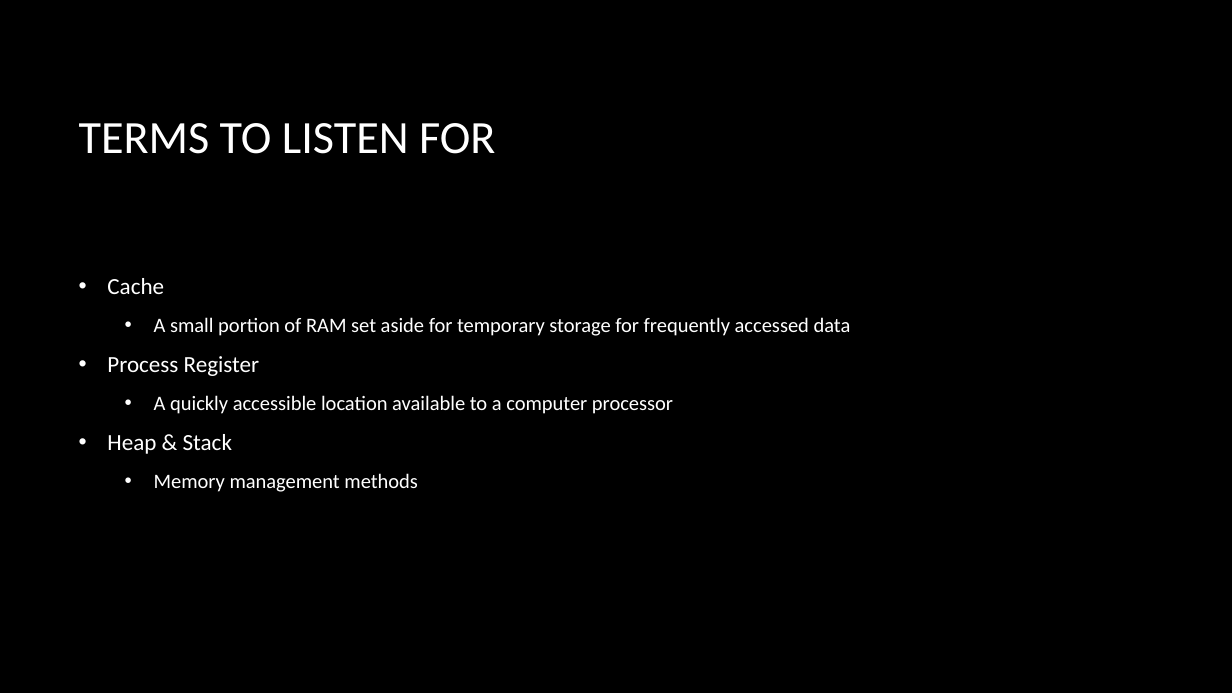
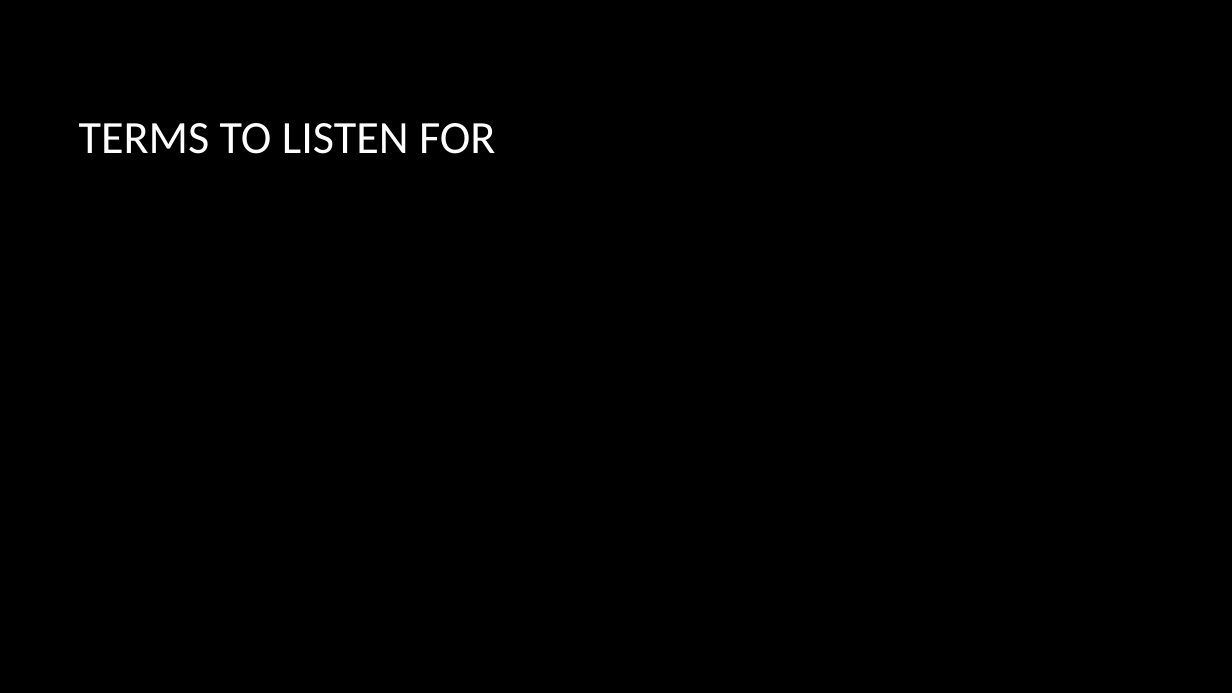
Before and after one commit to hexa-decim8/ISBPM, a slide deck: slide 4 of Class_Materials/Week_3/Day_1/ISBPM w3d1.pptx. Drawn at 1232x693 pixels with LibreOffice and Linux fonts; fonts in the diff are those of the drawing; background and template pictures are left out. Boxes give left, top, right and bottom in pixels: in the first picture for what was removed or moved away, otherwise in the second. Text is boxed around its words. In the diff, an @@ line names an element or a change of style, - is before the commit and + after.

```diff
--- a/Class_Materials/Week_3/Day_1/ISBPM w3d1.pptx
+++ b/Class_Materials/Week_3/Day_1/ISBPM w3d1.pptx
@@ text removed at bbox=[107, 278, 851, 492] @@
-• Cache
-  • A small portion of RAM set aside for temporary storage for frequently accessed data
-• Process Register
-  • A quickly accessible location available to a computer processor
-• Heap & Stack
-  • Memory management methods
```
Also in this commit, not shown: 1 other slide changed, 3 slides removed, 2 other files.
